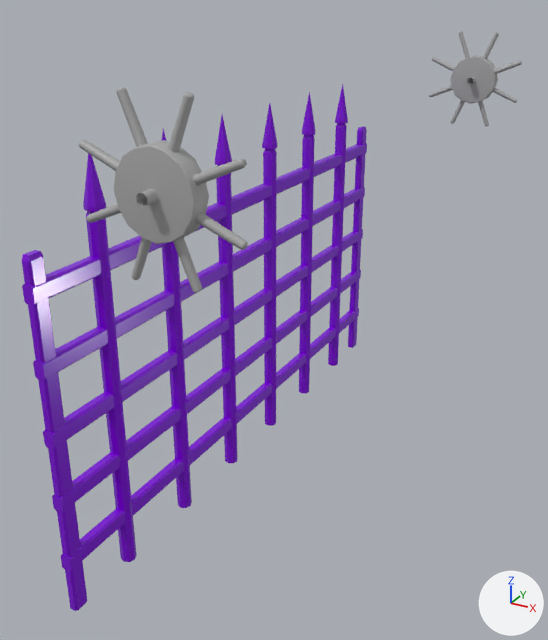
Before and after pictures for a commit that changed the FBX model Assets/Art/Environment/Decoration/Gate/Anim_KogsMetal.fbx.
Before and after are seen from a 50 mm lens placed at (6.67, -11.19, 1.83), pointed at (0.89, -0.69, -3.42). The lights are fixed; the arrows at lower right show +X, +Y and +Z. Where no turn or scale is listed for an object, it has been applied to the vertices.

The first picture shows 'Kog', 'Kog.001', 'Metal'.
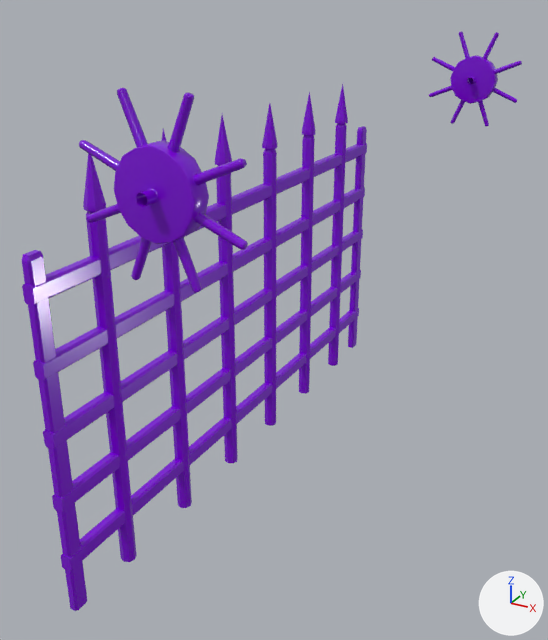
Pixel boxes (x1, y1, x2, y2) of what changed, in the pictures (548 x 640 px):
'Kog', recoloured (grey to purple)
    both: (79, 88, 248, 293)
'Kog.001', recoloured (grey to purple)
    both: (429, 31, 522, 126)

What the commit changed:
me_mesh_001 has 448 vertices, 432 faces and spans x -0.94..0.94, y -0.29..0.29, z -0.94..0.94.
me_mesh_001 no longer uses material mat_standardsurface1 (grey #aaaaaa).
me_mesh_001 now uses material mat_metalgate (purple #7d00d8).
me_mesh_002 has 448 vertices, 432 faces and spans x -0.94..0.94, y -0.29..0.29, z -0.94..0.94.
me_mesh_002 no longer uses material mat_standardsurface1 (grey #aaaaaa).
me_mesh_002 now uses material mat_metalgate (purple #7d00d8).
